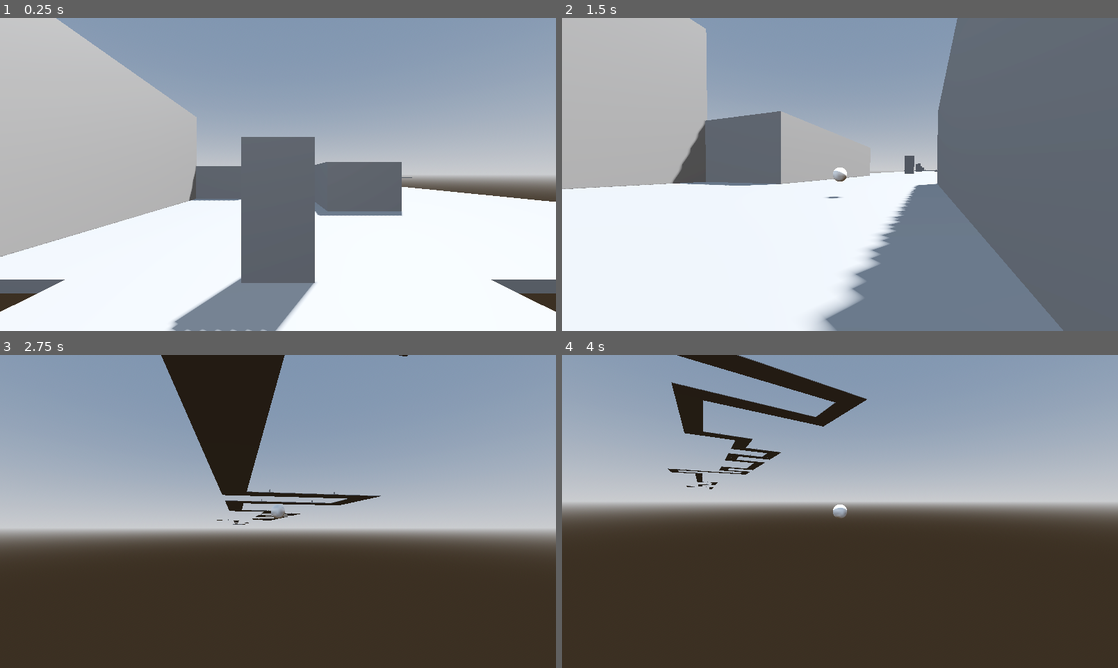
Above: before the commit, frames 1-4 (two rows, left to right).
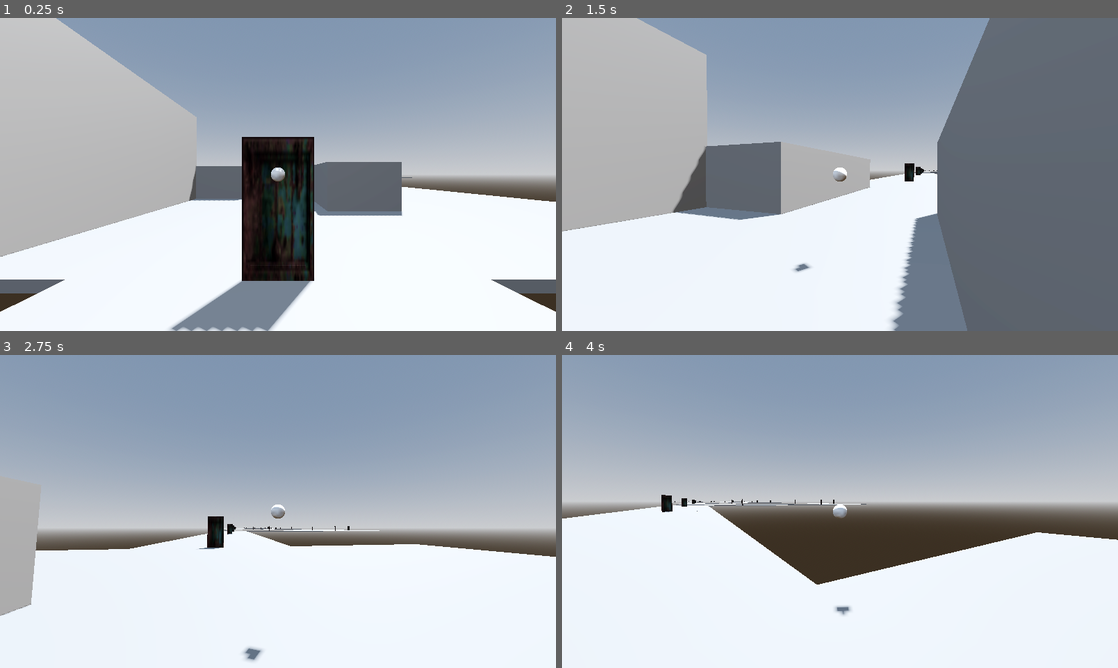
Above: after the commit, the same moments.

Repository: slop-inc/algebra-game-jam
Game: Godot game, scene res://scenes/rooms/game.tscn
Two runs of this game, one before a commit and one after it. Both use one fixed random seed, a clock stepped at 60 frames per second and the inputs below. This scene is started directly instead of the project's main scene.
Inputs (mouse positions are in pixels of both pictures, inside the frame that each line leads up to):
- Up to frame 1 (0.25 s): no input
- Up to frame 2 (1.5 s): tap Enter (ui_accept) at 0.5, 0.77 s; move the mouse to (867, 174) at 0.52 s; hold W (up_move) from 0.53 s (still down); tap Shift (dash) at 0.6, 1.35 s; click (867, 174) at 0.67 s; move the mouse to (812, 174) at 1.27 s
- Up to frame 3 (2.75 s): keep holding W (up_move); tap Enter (ui_accept) at 1.52 s; move the mouse to (289, 505) at 2.02 s; tap Shift (dash) at 2.1 s
- Up to frame 4 (4 s): keep holding W (up_move); move the mouse to (834, 517) at 2.77 s; tap Shift (dash) at 2.85, 3.6 s; click (834, 517) at 2.92 s; tap Enter (ui_accept) at 3.02, 3.77 s; move the mouse to (878, 514) at 3.52 s

The runs differ from the first frame. In frame 1, 6.7% of the frame differs, in the area x 30-57%, y 38-100%; in frame 2, 18%; in frame 3, 47%, in the area x 0-100%, y 0-100%; in frame 4, 45%.

Commit message:
funny door

Diff:
--- /dev/null
+++ b/scenes/building_blocks/door.gd
@@ -0,0 +1,17 @@
+extends Node3D
+
+@onready var static_door = $StaticDoor
+@onready var physics_door = $PhysicsDoor
+
+func _kick() -> void:
+	if static_door:
+		static_door.queue_free()
+	physics_door.visible = true
+	physics_door.freeze = false
+	physics_door.apply_force(Vector3(-500, 250, -600))
+
+func _ready() -> void:
+	physics_door.freeze = true
+
+func _process(delta: float) -> void:
+	pass
--- /dev/null
+++ b/scenes/building_blocks/door.tscn
@@ -0,0 +1,35 @@
+[gd_scene format=3 uid="uid://xrdjdkok86pc"]
+
+[ext_resource type="Script" uid="uid://dvcljq17otay1" path="res://scenes/building_blocks/door.gd" id="1_hgf7s"]
+[ext_resource type="ArrayMesh" uid="uid://dh2145loy0e63" path="res://assets/grueldoorkick.obj" id="2_5d5yt"]
+[ext_resource type="ArrayMesh" uid="uid://cqtm3eag3vpn1" path="res://assets/grueldoor.obj" id="3_mhiaw"]
+
+[sub_resource type="BoxShape3D" id="BoxShape3D_5d5yt"]
+size = Vector3(1, 2, 0.1)
+
+[sub_resource type="BoxShape3D" id="BoxShape3D_mhiaw"]
+size = Vector3(1, 2, 0.1)
+
+[node name="Door" type="Node3D" unique_id=1497648598]
+script = ExtResource("1_hgf7s")
+
+[node name="PhysicsDoor" type="RigidBody3D" parent="." unique_id=1068996962]
+visible = false
+
+[node name="MeshInstance3D" type="MeshInstance3D" parent="PhysicsDoor" unique_id=454398957]
+transform = Transform3D(1, 0, 0, 0, 1, 0, 0, 0, 1, 0, 1, 0)
+mesh = ExtResource("2_5d5yt")
+
+[node name="CollisionShape3D" type="CollisionShape3D" parent="PhysicsDoor" unique_id=2041099743]
+transform = Transform3D(1, 0, 0, 0, 1, 0, 0, 0, 1, 0, 1, -2.6077032e-08)
+shape = SubResource("BoxShape3D_5d5yt")
+
+[node name="StaticDoor" type="StaticBody3D" parent="." unique_id=264348285]
+
+[node name="MeshInstance3D" type="MeshInstance3D" parent="StaticDoor" unique_id=1088100474]
+transform = Transform3D(1, 0, 0, 0, 1, 0, 0, 0, 1, 0, 1, 0)
+mesh = ExtResource("3_mhiaw")
+
+[node name="CollisionShape3D" type="CollisionShape3D" parent="StaticDoor" unique_id=1683745071]
+transform = Transform3D(1, 0, 0, 0, 1, 0, 0, 0, 1, 0, 1, -2.6077032e-08)
+shape = SubResource("BoxShape3D_mhiaw")
--- a/scenes/rooms/catacomb/curved_left/curve_left_test.tscn
+++ b/scenes/rooms/catacomb/curved_left/curve_left_test.tscn
@@ -1,25 +1,52 @@
 [gd_scene format=3 uid="uid://cuon5dcuyx5by"]
 
-[ext_resource type="PackedScene" uid="uid://33br0irlvgxy" path="res://scenes/the_door.tscn" id="1_3tfyu"]
 [ext_resource type="Script" uid="uid://uj72xj23hakp" path="res://scenes/rooms/room.gd" id="1_csmwg"]
+[ext_resource type="PackedScene" uid="uid://xrdjdkok86pc" path="res://scenes/building_blocks/door.tscn" id="2_csmwg"]
 
-[sub_resource type="BoxMesh" id="BoxMesh_xsqdx"]
+[sub_resource type="BoxMesh" id="BoxMesh_csmwg"]
+
+[sub_resource type="BoxShape3D" id="BoxShape3D_gxqpm"]
+size = Vector3(10, 0.2, 10)
 
 [node name="Root" type="Node3D" unique_id=1133836879]
 script = ExtResource("1_csmwg")
 
 [node name="RoomMarker" type="Marker3D" parent="." unique_id=1263662154]
-transform = Transform3D(-4.371139e-08, 0, 1, 0, 1, 0, -1, 0, -4.371139e-08, -14.900001, 0, -15.000001)
+transform = Transform3D(-4.371139e-08, 0, 1, 0, 1, 0, -1, 0, -4.371139e-08, -15.000001, 0, -15.000001)
 
 [node name="Marker3D" type="Marker3D" parent="RoomMarker" unique_id=578743990]
 transform = Transform3D(1, 0, 0, 0, 1, 0, 0, 0, 1, 0, 0, -1.0000019)
 
-[node name="MeshInstance3D" type="MeshInstance3D" parent="." unique_id=2115676677]
-transform = Transform3D(10, 0, 0, 0, 0.2, 0, 0, 0, 20, 0, -0.1, -9.999999)
-mesh = SubResource("BoxMesh_xsqdx")
+[node name="Door2" parent="." unique_id=1497648598 instance=ExtResource("2_csmwg")]
 
-[node name="Door" parent="." unique_id=1956734646 instance=ExtResource("1_3tfyu")]
+[node name="StaticBody3D" type="StaticBody3D" parent="." unique_id=1421699773]
 
-[node name="MeshInstance3D2" type="MeshInstance3D" parent="." unique_id=157669577]
-transform = Transform3D(20, 0, 0, 0, 0.2, 0, 0, 0, 10, -5, -0.1, -15)
-mesh = SubResource("BoxMesh_xsqdx")
+[node name="MeshInstance3D" type="MeshInstance3D" parent="StaticBody3D" unique_id=450839852]
+transform = Transform3D(10, 0, 0, 0, 0.2, 0, 0, 0, 10, 0, -0.1, -4.999999)
+mesh = SubResource("BoxMesh_csmwg")
+
+[node name="CollisionShape3D" type="CollisionShape3D" parent="StaticBody3D" unique_id=776790392]
+transform = Transform3D(1, 0, 0, 0, 1, 0, 0, 0, 1, 0, -0.099999994, -5)
+shape = SubResource("BoxShape3D_gxqpm")
+
+[node name="StaticBody3D2" type="StaticBody3D" parent="." unique_id=1097144675]
+transform = Transform3D(1, 0, 0, 0, 1, 0, 0, 0, 1, 0, 0, -10)
+
+[node name="MeshInstance3D" type="MeshInstance3D" parent="StaticBody3D2" unique_id=450337826]
+transform = Transform3D(10, 0, 0, 0, 0.2, 0, 0, 0, 10, 0, -0.1, -4.999999)
+mesh = SubResource("BoxMesh_csmwg")
+
+[node name="CollisionShape3D" type="CollisionShape3D" parent="StaticBody3D2" unique_id=833481472]
+transform = Transform3D(1, 0, 0, 0, 1, 0, 0, 0, 1, 0, -0.099999994, -5)
+shape = SubResource("BoxShape3D_gxqpm")
+
+[node name="StaticBody3D3" type="StaticBody3D" parent="." unique_id=861057119]
+transform = Transform3D(1, 0, 0, 0, 1, 0, 0, 0, 1, -10, 0, -10)
+
+[node name="MeshInstance3D" type="MeshInstance3D" parent="StaticBody3D3" unique_id=904928955]
+transform = Transform3D(10, 0, 0, 0, 0.2, 0, 0, 0, 10, 0, -0.1, -4.999999)
+mesh = SubResource("BoxMesh_csmwg")
+
+[node name="CollisionShape3D" type="CollisionShape3D" parent="StaticBody3D3" unique_id=433984184]
+transform = Transform3D(1, 0, 0, 0, 1, 0, 0, 0, 1, 0, -0.099999994, -5)
+shape = SubResource("BoxShape3D_gxqpm")
--- a/scenes/rooms/catacomb/curved_right/curve_right_test.tscn
+++ b/scenes/rooms/catacomb/curved_right/curve_right_test.tscn
@@ -1,9 +1,12 @@
 [gd_scene format=3 uid="uid://mapskbvnvlgs"]
 
 [ext_resource type="Script" uid="uid://uj72xj23hakp" path="res://scenes/rooms/room.gd" id="1_m62u0"]
-[ext_resource type="PackedScene" uid="uid://33br0irlvgxy" path="res://scenes/the_door.tscn" id="1_r6ad8"]
+[ext_resource type="PackedScene" uid="uid://xrdjdkok86pc" path="res://scenes/building_blocks/door.tscn" id="2_m62u0"]
 
 [sub_resource type="BoxMesh" id="BoxMesh_xsqdx"]
+
+[sub_resource type="BoxShape3D" id="BoxShape3D_m62u0"]
+size = Vector3(10, 0.2, 10)
 
 [node name="Root" type="Node3D" unique_id=1133836879]
 script = ExtResource("1_m62u0")
@@ -14,12 +17,36 @@
 [node name="Marker3D" type="Marker3D" parent="RoomMarker" unique_id=578743990]
 transform = Transform3D(1, 0, 0, 0, 1, 0, 0, 0, 1, 0, 0, -1.0000019)
 
-[node name="MeshInstance3D" type="MeshInstance3D" parent="." unique_id=2115676677]
-transform = Transform3D(10, 0, 0, 0, 0.2, 0, 0, 0, 20, 0, -0.1, -9.999999)
+[node name="StaticBody3D" type="StaticBody3D" parent="." unique_id=1517608520]
+
+[node name="MeshInstance3D" type="MeshInstance3D" parent="StaticBody3D" unique_id=2115676677]
+transform = Transform3D(10, 0, 0, 0, 0.2, 0, 0, 0, 10, 0, -0.1, -4.999999)
 mesh = SubResource("BoxMesh_xsqdx")
 
-[node name="Door" parent="." unique_id=1956734646 instance=ExtResource("1_r6ad8")]
+[node name="CollisionShape3D" type="CollisionShape3D" parent="StaticBody3D" unique_id=662176131]
+transform = Transform3D(1, 0, 0, 0, 1, 0, 0, 0, 1, 0, -0.099999994, -5)
+shape = SubResource("BoxShape3D_m62u0")
 
-[node name="MeshInstance3D2" type="MeshInstance3D" parent="." unique_id=157669577]
-transform = Transform3D(20, 0, 0, 0, 0.2, 0, 0, 0, 10, 5, -0.1, -15)
+[node name="StaticBody3D2" type="StaticBody3D" parent="." unique_id=1611102537]
+transform = Transform3D(1, 0, 0, 0, 1, 0, 0, 0, 1, 0, 0, -10)
+
+[node name="MeshInstance3D" type="MeshInstance3D" parent="StaticBody3D2" unique_id=1926905450]
+transform = Transform3D(10, 0, 0, 0, 0.2, 0, 0, 0, 10, 0, -0.1, -4.999999)
 mesh = SubResource("BoxMesh_xsqdx")
+
+[node name="CollisionShape3D" type="CollisionShape3D" parent="StaticBody3D2" unique_id=623495318]
+transform = Transform3D(1, 0, 0, 0, 1, 0, 0, 0, 1, 0, -0.099999994, -5)
+shape = SubResource("BoxShape3D_m62u0")
+
+[node name="StaticBody3D3" type="StaticBody3D" parent="." unique_id=199319650]
+transform = Transform3D(1, 0, 0, 0, 1, 0, 0, 0, 1, 10, 0, -10)
+
+[node name="MeshInstance3D" type="MeshInstance3D" parent="StaticBody3D3" unique_id=300599813]
+transform = Transform3D(10, 0, 0, 0, 0.2, 0, 0, 0, 10, 0, -0.1, -4.999999)
+mesh = SubResource("BoxMesh_xsqdx")
+
+[node name="CollisionShape3D" type="CollisionShape3D" parent="StaticBody3D3" unique_id=772310081]
+transform = Transform3D(1, 0, 0, 0, 1, 0, 0, 0, 1, 0, -0.099999994, -5)
+shape = SubResource("BoxShape3D_m62u0")
+
+[node name="Door2" parent="." unique_id=1497648598 instance=ExtResource("2_m62u0")]
--- a/scenes/rooms/catacomb/straight/straight_test.tscn
+++ b/scenes/rooms/catacomb/straight/straight_test.tscn
@@ -1,9 +1,12 @@
 [gd_scene format=3 uid="uid://4usondslk2mn"]
 
 [ext_resource type="Script" uid="uid://uj72xj23hakp" path="res://scenes/rooms/room.gd" id="1_eg8no"]
-[ext_resource type="PackedScene" uid="uid://33br0irlvgxy" path="res://scenes/the_door.tscn" id="1_is21x"]
+[ext_resource type="PackedScene" uid="uid://xrdjdkok86pc" path="res://scenes/building_blocks/door.tscn" id="2_eg8no"]
 
-[sub_resource type="BoxMesh" id="BoxMesh_xsqdx"]
+[sub_resource type="BoxMesh" id="BoxMesh_eg8no"]
+
+[sub_resource type="BoxShape3D" id="BoxShape3D_iu74h"]
+size = Vector3(10, 0.2, 10)
 
 [node name="Root" type="Node3D" unique_id=1133836879]
 script = ExtResource("1_eg8no")
@@ -14,8 +17,36 @@
 [node name="Marker3D" type="Marker3D" parent="RoomMarker" unique_id=197962252]
 transform = Transform3D(1, 0, 0, 0, 1, 0, 0, 0, 1, 0, 0, -1.0000019)
 
-[node name="MeshInstance3D" type="MeshInstance3D" parent="." unique_id=2115676677]
-transform = Transform3D(10, 0, 0, 0, 0.2, 0, 0, 0, 30, 0, -0.1, -15)
-mesh = SubResource("BoxMesh_xsqdx")
+[node name="Door2" parent="." unique_id=1497648598 instance=ExtResource("2_eg8no")]
 
-[node name="Door" parent="." unique_id=1956734646 instance=ExtResource("1_is21x")]
+[node name="StaticBody3D" type="StaticBody3D" parent="." unique_id=969167029]
+
+[node name="MeshInstance3D" type="MeshInstance3D" parent="StaticBody3D" unique_id=333948071]
+transform = Transform3D(10, 0, 0, 0, 0.2, 0, 0, 0, 10, 0, -0.1, -4.999999)
+mesh = SubResource("BoxMesh_eg8no")
+
+[node name="CollisionShape3D" type="CollisionShape3D" parent="StaticBody3D" unique_id=2144287767]
+transform = Transform3D(1, 0, 0, 0, 1, 0, 0, 0, 1, 0, -0.099999994, -5)
+shape = SubResource("BoxShape3D_iu74h")
+
+[node name="StaticBody3D2" type="StaticBody3D" parent="." unique_id=1938746941]
+transform = Transform3D(1, 0, 0, 0, 1, 0, 0, 0, 1, 0, 0, -10)
+
+[node name="MeshInstance3D" type="MeshInstance3D" parent="StaticBody3D2" unique_id=524117533]
+transform = Transform3D(10, 0, 0, 0, 0.2, 0, 0, 0, 10, 0, -0.1, -4.999999)
+mesh = SubResource("BoxMesh_eg8no")
+
+[node name="CollisionShape3D" type="CollisionShape3D" parent="StaticBody3D2" unique_id=1755039135]
+transform = Transform3D(1, 0, 0, 0, 1, 0, 0, 0, 1, 0, -0.099999994, -5)
+shape = SubResource("BoxShape3D_iu74h")
+
+[node name="StaticBody3D3" type="StaticBody3D" parent="." unique_id=1637555644]
+transform = Transform3D(1, 0, 0, 0, 1, 0, 0, 0, 1, 0, 0, -20)
+
+[node name="MeshInstance3D" type="MeshInstance3D" parent="StaticBody3D3" unique_id=1846047376]
+transform = Transform3D(10, 0, 0, 0, 0.2, 0, 0, 0, 10, 0, -0.1, -4.999999)
+mesh = SubResource("BoxMesh_eg8no")
+
+[node name="CollisionShape3D" type="CollisionShape3D" parent="StaticBody3D3" unique_id=25302536]
+transform = Transform3D(1, 0, 0, 0, 1, 0, 0, 0, 1, 0, -0.099999994, -5)
+shape = SubResource("BoxShape3D_iu74h")
--- a/scenes/rooms/game.gd
+++ b/scenes/rooms/game.gd
@@ -48,12 +48,12 @@
 	var scene = load(room_path)
 	_spawn_room(scene)
 
-func _spawn_room(r: PackedScene) -> void:
-	var about_to_be_room = r.instantiate()
+func _spawn_room(room: PackedScene) -> void:
+	var future_room = room.instantiate()
 	print(newest_room.position)
 	print(newest_room.room_marker)
-	newest_room.room_marker.add_child(about_to_be_room)
-	newest_room = about_to_be_room
+	newest_room.room_marker.add_child(future_room)
+	newest_room = future_room
 	newest_room.reparent(rooms)
 
 func _del_oldest_room():
@@ -64,6 +64,5 @@
 	for i in range(50):
 		_generate_room("catacomb")
 
-
 func _process(_delta: float) -> void:
 	pass
--- a/scenes/rooms/special_rooms/straight_playground.tscn
+++ b/scenes/rooms/special_rooms/straight_playground.tscn
@@ -1,9 +1,14 @@
 [gd_scene format=3 uid="uid://d1rwp0fw5swbn"]
 
 [ext_resource type="Script" uid="uid://bphbv45avbhcc" path="res://scenes/rooms/forest/straight/test.gd" id="1_russy"]
-[ext_resource type="PackedScene" uid="uid://33br0irlvgxy" path="res://scenes/the_door.tscn" id="2_g4itt"]
+[ext_resource type="PackedScene" uid="uid://xrdjdkok86pc" path="res://scenes/building_blocks/door.tscn" id="2_ss5yp"]
 
 [sub_resource type="BoxMesh" id="BoxMesh_xsqdx"]
+
+[sub_resource type="BoxMesh" id="BoxMesh_ss5yp"]
+
+[sub_resource type="BoxShape3D" id="BoxShape3D_btmrk"]
+size = Vector3(10, 0.2, 10)
 
 [node name="Root" type="Node3D" unique_id=1133836879]
 script = ExtResource("1_russy")
@@ -13,6 +18,8 @@
 
 [node name="Marker3D" type="Marker3D" parent="RoomMarker" unique_id=197962252]
 transform = Transform3D(1, 0, 0, 0, 1, 0, 0, 0, 1, 0, 0, -1.0000019)
+
+[node name="Door2" parent="." unique_id=1497648598 instance=ExtResource("2_ss5yp")]
 
 [node name="MeshInstance3D" type="MeshInstance3D" parent="." unique_id=2115676677]
 transform = Transform3D(30, 0, 0, 0, 0.2, 0, 0, 0, 30, 0, -0.1, -15)
@@ -30,4 +37,100 @@
 transform = Transform3D(10, 0, 0, 0, 5, 0, 0, 0, 10, -10, 2.5000002, -5.0000005)
 mesh = SubResource("BoxMesh_xsqdx")
 
-[node name="Door" parent="." unique_id=1956734646 instance=ExtResource("2_g4itt")]
+[node name="StaticBody3D" type="StaticBody3D" parent="." unique_id=1650388709]
+
+[node name="MeshInstance3D" type="MeshInstance3D" parent="StaticBody3D" unique_id=1042547016]
+transform = Transform3D(10, 0, 0, 0, 0.2, 0, 0, 0, 10, 0, -0.1, -4.999999)
+mesh = SubResource("BoxMesh_ss5yp")
+
+[node name="CollisionShape3D" type="CollisionShape3D" parent="StaticBody3D" unique_id=277598897]
+transform = Transform3D(1, 0, 0, 0, 1, 0, 0, 0, 1, 0, -0.099999994, -5)
+shape = SubResource("BoxShape3D_btmrk")
+
+[node name="StaticBody3D2" type="StaticBody3D" parent="." unique_id=1249197908]
+transform = Transform3D(1, 0, 0, 0, 1, 0, 0, 0, 1, 10, 0, 0)
+
+[node name="MeshInstance3D" type="MeshInstance3D" parent="StaticBody3D2" unique_id=2094635557]
+transform = Transform3D(10, 0, 0, 0, 0.2, 0, 0, 0, 10, 0, -0.1, -4.999999)
+mesh = SubResource("BoxMesh_ss5yp")
+
+[node name="CollisionShape3D" type="CollisionShape3D" parent="StaticBody3D2" unique_id=1014409460]
+transform = Transform3D(1, 0, 0, 0, 1, 0, 0, 0, 1, 0, -0.099999994, -5)
+shape = SubResource("BoxShape3D_btmrk")
+
+[node name="StaticBody3D3" type="StaticBody3D" parent="." unique_id=1156163140]
+transform = Transform3D(1, 0, 0, 0, 1, 0, 0, 0, 1, -10, 0, 0)
+
+[node name="MeshInstance3D" type="MeshInstance3D" parent="StaticBody3D3" unique_id=778211412]
+transform = Transform3D(10, 0, 0, 0, 0.2, 0, 0, 0, 10, 0, -0.1, -4.999999)
+mesh = SubResource("BoxMesh_ss5yp")
+
+[node name="CollisionShape3D" type="CollisionShape3D" parent="StaticBody3D3" unique_id=1449887185]
+transform = Transform3D(1, 0, 0, 0, 1, 0, 0, 0, 1, 0, -0.099999994, -5)
+shape = SubResource("BoxShape3D_btmrk")
+
+[node name="StaticBody3D4" type="StaticBody3D" parent="." unique_id=367107507]
+transform = Transform3D(1, 0, 0, 0, 1, 0, 0, 0, 1, 0, 0, -10)
+
+[node name="MeshInstance3D" type="MeshInstance3D" parent="StaticBody3D4" unique_id=1467838139]
+transform = Transform3D(10, 0, 0, 0, 0.2, 0, 0, 0, 10, 0, -0.1, -4.999999)
+mesh = SubResource("BoxMesh_ss5yp")
+
+[node name="CollisionShape3D" type="CollisionShape3D" parent="StaticBody3D4" unique_id=128632640]
+transform = Transform3D(1, 0, 0, 0, 1, 0, 0, 0, 1, 0, -0.099999994, -5)
+shape = SubResource("BoxShape3D_btmrk")
+
+[node name="StaticBody3D5" type="StaticBody3D" parent="." unique_id=1292460968]
+transform = Transform3D(1, 0, 0, 0, 1, 0, 0, 0, 1, 10, 0, -10)
+
+[node name="MeshInstance3D" type="MeshInstance3D" parent="StaticBody3D5" unique_id=1348190465]
+transform = Transform3D(10, 0, 0, 0, 0.2, 0, 0, 0, 10, 0, -0.1, -4.999999)
+mesh = SubResource("BoxMesh_ss5yp")
+
+[node name="CollisionShape3D" type="CollisionShape3D" parent="StaticBody3D5" unique_id=1228057291]
+transform = Transform3D(1, 0, 0, 0, 1, 0, 0, 0, 1, 0, -0.099999994, -5)
+shape = SubResource("BoxShape3D_btmrk")
+
+[node name="StaticBody3D6" type="StaticBody3D" parent="." unique_id=1994206257]
+transform = Transform3D(1, 0, 0, 0, 1, 0, 0, 0, 1, -10, 0, -10)
+
+[node name="MeshInstance3D" type="MeshInstance3D" parent="StaticBody3D6" unique_id=1092151901]
+transform = Transform3D(10, 0, 0, 0, 0.2, 0, 0, 0, 10, 0, -0.1, -4.999999)
+mesh = SubResource("BoxMesh_ss5yp")
+
+[node name="CollisionShape3D" type="CollisionShape3D" parent="StaticBody3D6" unique_id=1818955439]
+transform = Transform3D(1, 0, 0, 0, 1, 0, 0, 0, 1, 0, -0.099999994, -5)
+shape = SubResource("BoxShape3D_btmrk")
+
+[node name="StaticBody3D7" type="StaticBody3D" parent="." unique_id=1557375165]
+transform = Transform3D(1, 0, 0, 0, 1, 0, 0, 0, 1, 0, 0, -20)
+
+[node name="MeshInstance3D" type="MeshInstance3D" parent="StaticBody3D7" unique_id=694599519]
+transform = Transform3D(10, 0, 0, 0, 0.2, 0, 0, 0, 10, 0, -0.1, -4.999999)
+mesh = SubResource("BoxMesh_ss5yp")
+
+[node name="CollisionShape3D" type="CollisionShape3D" parent="StaticBody3D7" unique_id=698185891]
+transform = Transform3D(1, 0, 0, 0, 1, 0, 0, 0, 1, 0, -0.099999994, -5)
+shape = SubResource("BoxShape3D_btmrk")
+
+[node name="StaticBody3D8" type="StaticBody3D" parent="." unique_id=1011217551]
+transform = Transform3D(1, 0, 0, 0, 1, 0, 0, 0, 1, 10, 0, -20)
+
+[node name="MeshInstance3D" type="MeshInstance3D" parent="StaticBody3D8" unique_id=1492012030]
+transform = Transform3D(10, 0, 0, 0, 0.2, 0, 0, 0, 10, 0, -0.1, -4.999999)
+mesh = SubResource("BoxMesh_ss5yp")
+
+[node name="CollisionShape3D" type="CollisionShape3D" parent="StaticBody3D8" unique_id=1596057045]
+transform = Transform3D(1, 0, 0, 0, 1, 0, 0, 0, 1, 0, -0.099999994, -5)
+shape = SubResource("BoxShape3D_btmrk")
+
+[node name="StaticBody3D9" type="StaticBody3D" parent="." unique_id=1399492897]
+transform = Transform3D(1, 0, 0, 0, 1, 0, 0, 0, 1, -10, 0, -20)
+
+[node name="MeshInstance3D" type="MeshInstance3D" parent="StaticBody3D9" unique_id=1555749168]
+transform = Transform3D(10, 0, 0, 0, 0.2, 0, 0, 0, 10, 0, -0.1, -4.999999)
+mesh = SubResource("BoxMesh_ss5yp")
+
+[node name="CollisionShape3D" type="CollisionShape3D" parent="StaticBody3D9" unique_id=475022275]
+transform = Transform3D(1, 0, 0, 0, 1, 0, 0, 0, 1, 0, -0.099999994, -5)
+shape = SubResource("BoxShape3D_btmrk")
Binary file added: assets/grueldoor_0.png
Not shown, added: assets/grueldoor_0.png.import
Binary file added: assets/torch_0.png
Not shown, added: assets/torch_0.png.import
Not shown, added: scenes/building_blocks/door.gd.uid
